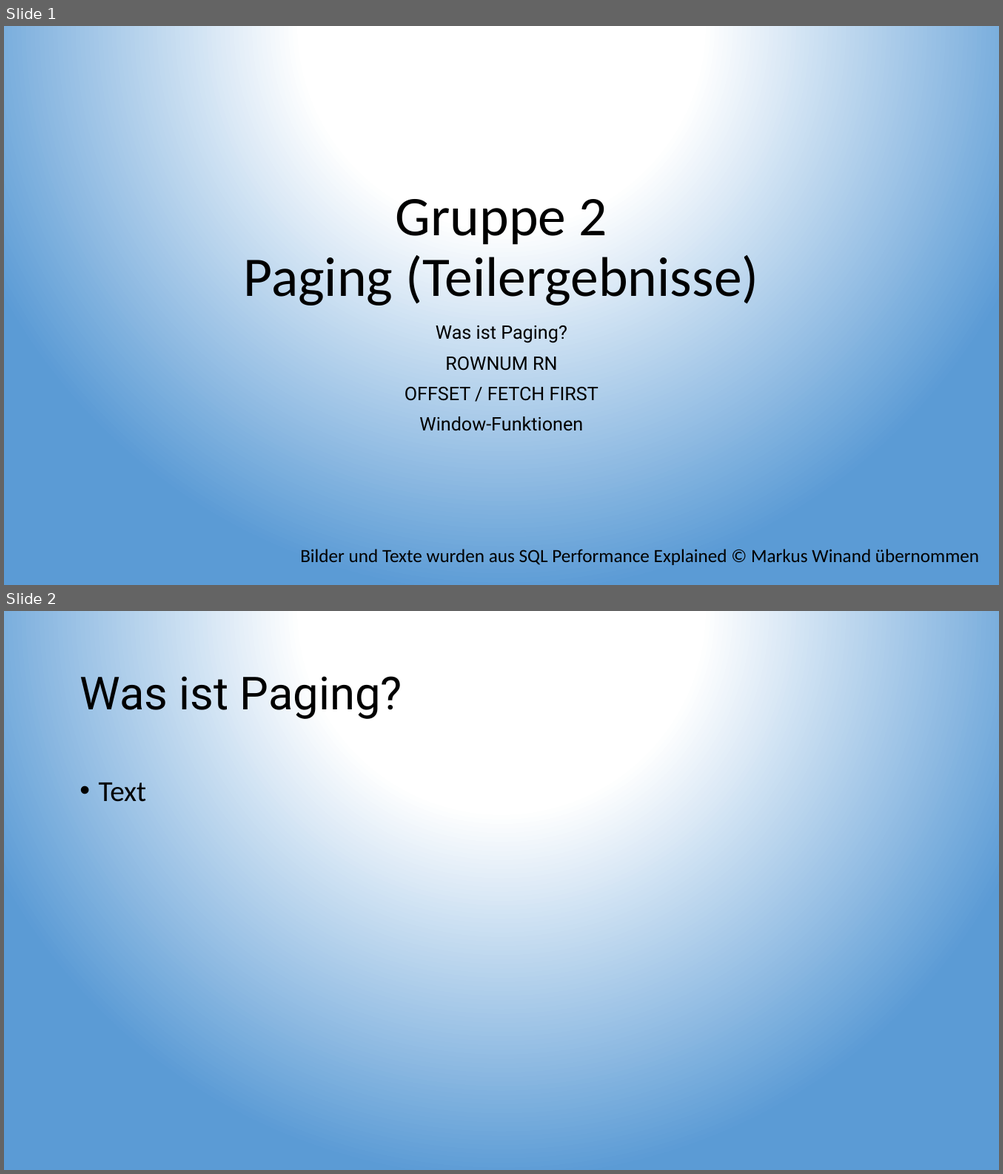
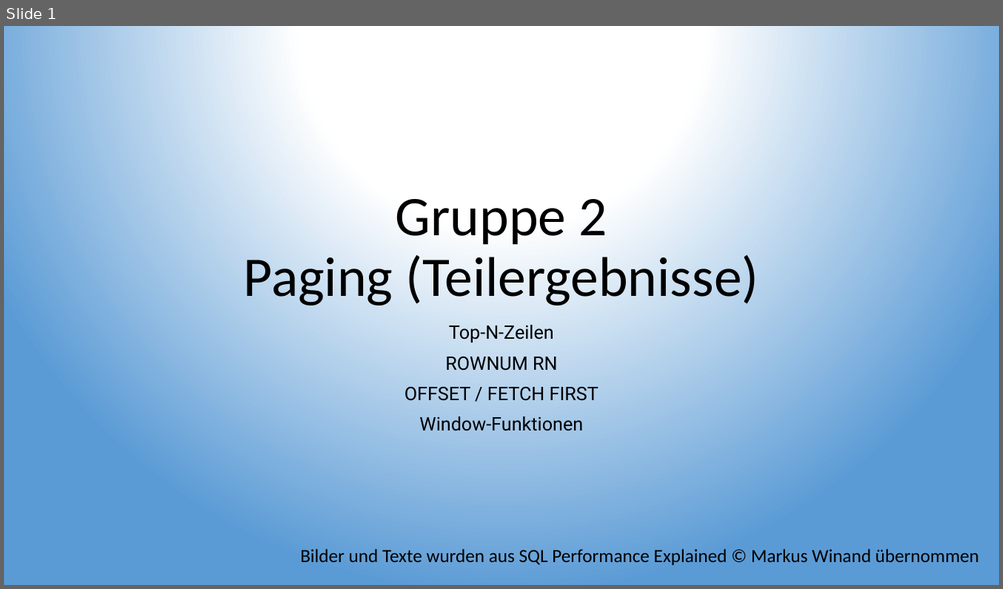
Before and after one commit to TobiaszMylak/DBI-Pr-sentation, a slide deck: DBI Präsentation Gruppe 2 - Teilthema Paging.pptx. Shown one above the other, each under a label of ours: slides 1 and 2 before the commit, slide 1 after it. The pictures are 1003x1174 and 1003x589 pixels, drawn with LibreOffice and Linux fonts; fonts in the diff are those of the drawing. Boxes give left, top, right and bottom in pixels: in the first picture for what was removed or moved away, otherwise in the second. Text is boxed around its words. In the diff, an @@ line names an element or a change of style, - is before the commit and + after.

Commit message:
Aktualisierung der Folien zum Teilthema Paging

```diff
--- a/DBI Präsentation Gruppe 2 - Teilthema Paging.pptx
+++ b/DBI Präsentation Gruppe 2 - Teilthema Paging.pptx
@@ slide 2 removed at bbox=[4, 611, 999, 1170], background gradient #FFFFFF to #5B9BD5 @@
@@ title removed at bbox=[79, 676, 402, 719] @@
-Was ist Paging?
@@ text removed at bbox=[99, 783, 147, 802] @@
-• Text
@@ slide 1 changed as well @@
@@ subtitle at bbox=[449, 325, 554, 343]: text changed @@
-Was ist Paging?
+Top-N-Zeilen
```
Also in this commit, not shown: 3 other slides changed, 3 slides added.
